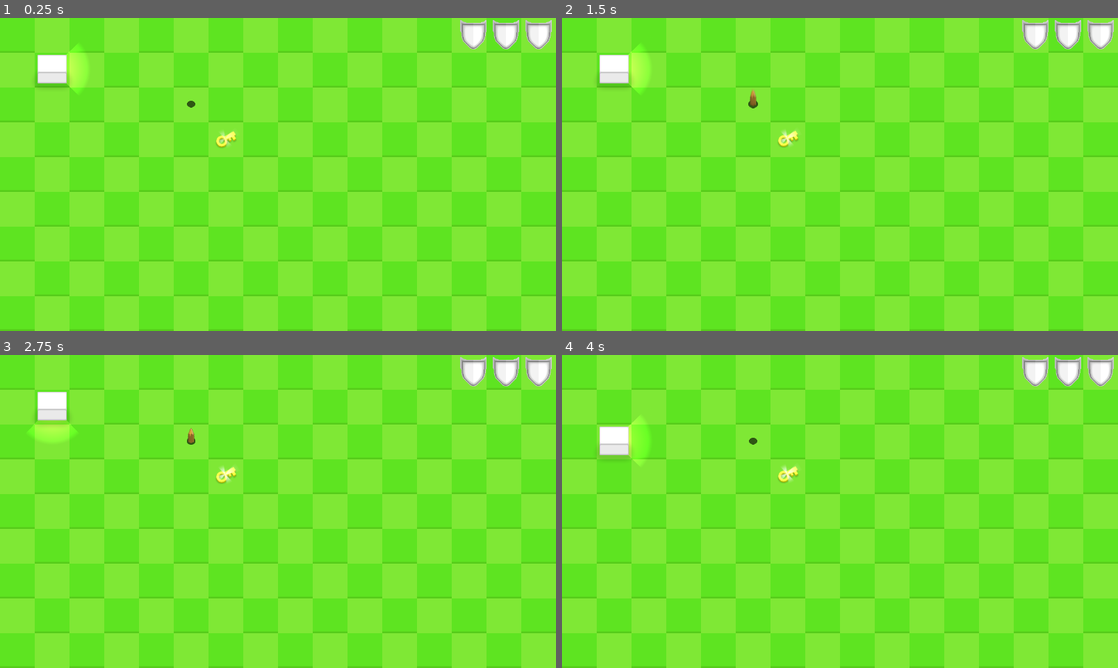
Above: before the commit, frames 1-4 (two rows, left to right).
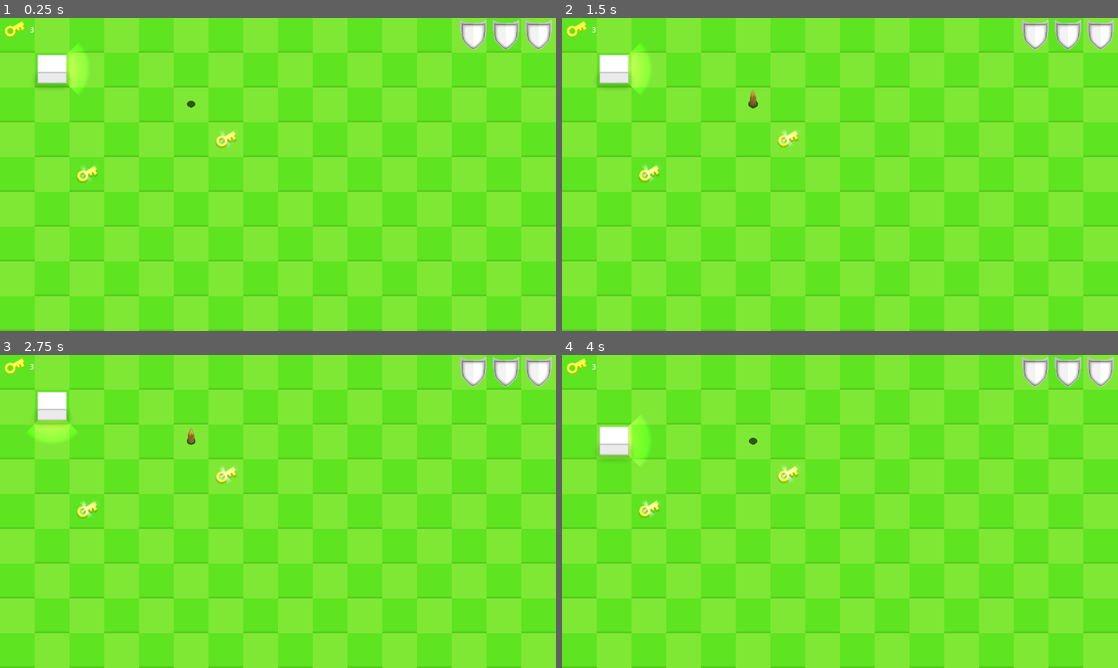
Above: after the commit, the same moments.

Repository: icsp-xp/Cubo
Game: Godot game, scene res://Scene/main.tscn
Two runs of this game, one before a commit and one after it. Both use one fixed random seed, a clock stepped at 60 frames per second and the inputs below. The project has no main scene, so this scene is started directly.
Inputs:
- Up to frame 1 (0.25 s): no input
- Up to frame 2 (1.5 s): tap Enter at 0.5 s; hold D (destra) 0.53-1.28 s; hold A (sinistra) from 1.28 s (still down)
- Up to frame 3 (2.75 s): tap Space at 2 s; release A (sinistra) at 2.03 s; hold D (destra) from 2.03 s (still down)
- Up to frame 4 (4 s): tap Enter at 2.75 s; release D (destra) at 2.78 s; hold Up (avanza) 2.78-3.53 s; tap Space at 3.5 s; hold A (sinistra) from 3.53 s (still down)

The runs differ from the first frame. In frame 1, 0.2% of the frame differs, in the area x 0-18%, y 1-53%; in frame 2, 0.2%; in frame 3, 0.2%; in frame 4, 0.2%.

Commit message:
aggiunta a video il numero di chaivi da prendere per sbloccare l'uscita per il prossimo livello

Diff:
--- a/Scene/base_level.tscn
+++ b/Scene/base_level.tscn
@@ -20,10 +20,14 @@
 
 [node name="Player" parent="." instance=ExtResource("3_4oniw")]
 position = Vector2(120, 118)
-dimensione_celle = 80
-
-[node name="Chiave" parent="." instance=ExtResource("3_vnjn2")]
-position = Vector2(520, 278)
 
 [node name="Paletto" parent="." instance=ExtResource("4_xdrjb")]
 position = Vector2(440, 198)
+
+[node name="ContenitoreChiavi" type="Node" parent="."]
+
+[node name="Chiave" parent="ContenitoreChiavi" instance=ExtResource("3_vnjn2")]
+position = Vector2(520, 278)
+
+[node name="Chiave2" parent="ContenitoreChiavi" instance=ExtResource("3_vnjn2")]
+position = Vector2(200, 358)
--- a/Scene/main.tscn
+++ b/Scene/main.tscn
@@ -1,8 +1,9 @@
-[gd_scene load_steps=16 format=3 uid="uid://ctb88ivhf3ib7"]
+[gd_scene load_steps=17 format=3 uid="uid://ctb88ivhf3ib7"]
 
 [ext_resource type="Script" path="res://Script/main.gd" id="1_nqtjs"]
 [ext_resource type="PackedScene" uid="uid://nw2g0d0skgai" path="res://Scene/base_level.tscn" id="2_hg8j5"]
 [ext_resource type="Script" path="res://Script/Effetti.gd" id="6_cp6rj"]
+[ext_resource type="Texture2D" uid="uid://boh4pqrqrgdrm" path="res://Assets/Chiave/Chiave.png" id="6_wq15u"]
 [ext_resource type="Script" path="res://Script/UI.gd" id="7_lchb2"]
 [ext_resource type="Texture2D" uid="uid://btomq8x00mwet" path="res://Assets/Scudo.png" id="7_y5l2y"]
 [ext_resource type="Script" path="res://Script/Camera.gd" id="9_0hdf0"]
@@ -169,36 +170,58 @@
 metadata/_edit_lock_ = true
 metadata/_edit_group_ = true
 
-[node name="MarginContainer" type="MarginContainer" parent="UI"]
-layout_mode = 1
-anchors_preset = 10
-anchor_right = 1.0
-offset_bottom = 68.0
-grow_horizontal = 2
+[node name="MarginContainerScudi" type="MarginContainer" parent="UI"]
+layout_mode = 1
+anchors_preset = 1
+anchor_left = 1.0
+anchor_right = 1.0
+offset_left = -225.0
+offset_bottom = 72.0
+grow_horizontal = 0
 theme_override_constants/margin_left = 5
 theme_override_constants/margin_top = 5
 theme_override_constants/margin_right = 10
 
-[node name="HBoxContainer" type="HBoxContainer" parent="UI/MarginContainer"]
+[node name="HBoxContainer" type="HBoxContainer" parent="UI/MarginContainerScudi"]
 custom_minimum_size = Vector2(0, 32)
 layout_mode = 2
 theme_override_constants/separation = 15
 alignment = 2
 
-[node name="TextureRect" type="TextureRect" parent="UI/MarginContainer/HBoxContainer"]
+[node name="TextureRect" type="TextureRect" parent="UI/MarginContainerScudi/HBoxContainer"]
 layout_mode = 2
 texture = ExtResource("7_y5l2y")
 stretch_mode = 2
 
-[node name="TextureRect2" type="TextureRect" parent="UI/MarginContainer/HBoxContainer"]
+[node name="TextureRect2" type="TextureRect" parent="UI/MarginContainerScudi/HBoxContainer"]
 layout_mode = 2
 texture = ExtResource("7_y5l2y")
 stretch_mode = 2
 
-[node name="TextureRect3" type="TextureRect" parent="UI/MarginContainer/HBoxContainer"]
+[node name="TextureRect3" type="TextureRect" parent="UI/MarginContainerScudi/HBoxContainer"]
 layout_mode = 2
 texture = ExtResource("7_y5l2y")
 stretch_mode = 2
+
+[node name="MarginContainerChiavi" type="MarginContainer" parent="UI"]
+layout_mode = 1
+offset_right = 79.0
+offset_bottom = 48.0
+theme_override_constants/margin_left = 7
+theme_override_constants/margin_top = 7
+
+[node name="HBoxContainer" type="HBoxContainer" parent="UI/MarginContainerChiavi"]
+layout_mode = 2
+theme_override_constants/separation = 10
+
+[node name="IconChiave" type="TextureRect" parent="UI/MarginContainerChiavi/HBoxContainer"]
+layout_mode = 2
+texture = ExtResource("6_wq15u")
+stretch_mode = 5
+
+[node name="NumChiavi" type="Label" parent="UI/MarginContainerChiavi/HBoxContainer"]
+layout_mode = 2
+text = "0"
 
 [node name="Menu" type="ColorRect" parent="UI"]
 light_mask = 2
--- a/Scene/player.tscn
+++ b/Scene/player.tscn
@@ -64,7 +64,6 @@
 [node name="Player" type="Area2D"]
 z_index = 1
 script = ExtResource("1_pb74o")
-tempo_spostamento = 0.1
 
 [node name="AnimatedSprite" type="AnimatedSprite2D" parent="."]
 light_mask = 2
--- a/Script/BaseLevel.gd
+++ b/Script/BaseLevel.gd
@@ -1,12 +1,24 @@
 extends Node2D # BaseLevel
+
+signal tot_numero_chiavi(numero_chiavi : int)
+
+@export var numero_chiavi_livello : int = 3
 
 @onready var gestione_segnali = $GestioneSegnali as GestioneSegnali
 
 
 func _ready() -> void:
+	gestione_segnali.aggiungi_segnale("../", "/root/Main/UI", "tot_numero_chiavi", "_on_BaseLevel_tot_numero_chiavi")
+	gestione_segnali.connetti_segnali()
+	emit_signal("tot_numero_chiavi", numero_chiavi_livello)
+
 	gestione_segnali.aggiungi_segnale("../Player", "/root/Main/UI", "danneggiato", "_on_player_danneggiato")
+	gestione_segnali.aggiungi_segnale("../Player", "/root/Main/UI", "collezionata_chiave", "_on_player_collezionata_chiave")
 	gestione_segnali.aggiungi_segnale("../Player", "/root/Main/UI", "perso", "_on_player_perso")
 	gestione_segnali.aggiungi_segnale("../Player", "/root/Main/Camera2D", "danneggiato", "_on_player_danneggiato")
 	gestione_segnali.aggiungi_segnale("../Player", "/root/Main/Effetti", "danneggiato", "_on_player_danneggiato")
 	gestione_segnali.aggiungi_segnale("../Player", "/root/Main", "perso", "_on_player_perso")
 	gestione_segnali.connetti_segnali()
+
+	if $ContenitoreChiavi.get_child_count() != numero_chiavi_livello:
+		print_debug("il numero totale delle chiavi dichiarete per il corrente livello è diverso dal numero effettivo. Potrebbero verificarsi comportamenti non voluti")
--- a/Script/UI.gd
+++ b/Script/UI.gd
@@ -1,21 +1,40 @@
 extends Control #UI
 
-@onready var h_box_container = $MarginContainer/HBoxContainer as HBoxContainer
+@onready var h_box_container_scudi = $MarginContainerScudi/HBoxContainer as HBoxContainer
 @onready var transition_menu = $Menu/TransitionMenu as AnimationPlayer
+@onready var label_num_chiavi = $MarginContainerChiavi/HBoxContainer/NumChiavi as Label
 
 var numero_icone_scudo : int
+var numero_totale_chiavi : int
+
+
+func _on_BaseLevel_tot_numero_chiavi(numero_chiavi : int) -> void:
+	# aggiorna al valore iniziale nel caso in cui label_num_chiavi sia stato
+	# caricato prima dell'emissione del seguente segnale
+	if label_num_chiavi != null:
+		label_num_chiavi.text = str(numero_totale_chiavi)
+
+	numero_totale_chiavi = numero_chiavi
 
 
 func _ready() -> void:
-	numero_icone_scudo = h_box_container.get_child_count()
+	# aggiorna al valore iniziale nel caso in cui label_num_chiavi sia stato
+	# caricato dopo dell'emissione di _on_BaseLevel_tot_numero_chiavi
+	label_num_chiavi.text = str(numero_totale_chiavi)
+
+	numero_icone_scudo = h_box_container_scudi.get_child_count()
+
+
+func _on_player_collezionata_chiave() -> void:
+	label_num_chiavi.text = str(int(label_num_chiavi.text ) - 1)
 
 
 func _on_player_danneggiato(scudo_rimanente: int) -> void:
 	if scudo_rimanente >= 0:
 		for i in range(scudo_rimanente, numero_icone_scudo):
-			h_box_container.get_child(i).set_visible(false)
+			h_box_container_scudi.get_child(i).set_visible(false)
 	else:
-		h_box_container.set_visible(false)
+		h_box_container_scudi.set_visible(false)
 
 
 func _on_player_perso() -> void:
--- a/Script/player.gd
+++ b/Script/player.gd
@@ -2,6 +2,7 @@
 
 signal danneggiato(scudo_rimanente : int)
 signal perso()
+signal collezionata_chiave()
 
 @export_category("Movimento")
 @export var dimensione_celle : int = 80
@@ -115,4 +116,5 @@
 	elif area.is_in_group("chiave"):
 		var chiave : Chiave = area
 
+		emit_signal("collezionata_chiave")
 		chiave.prendi_chiave()
